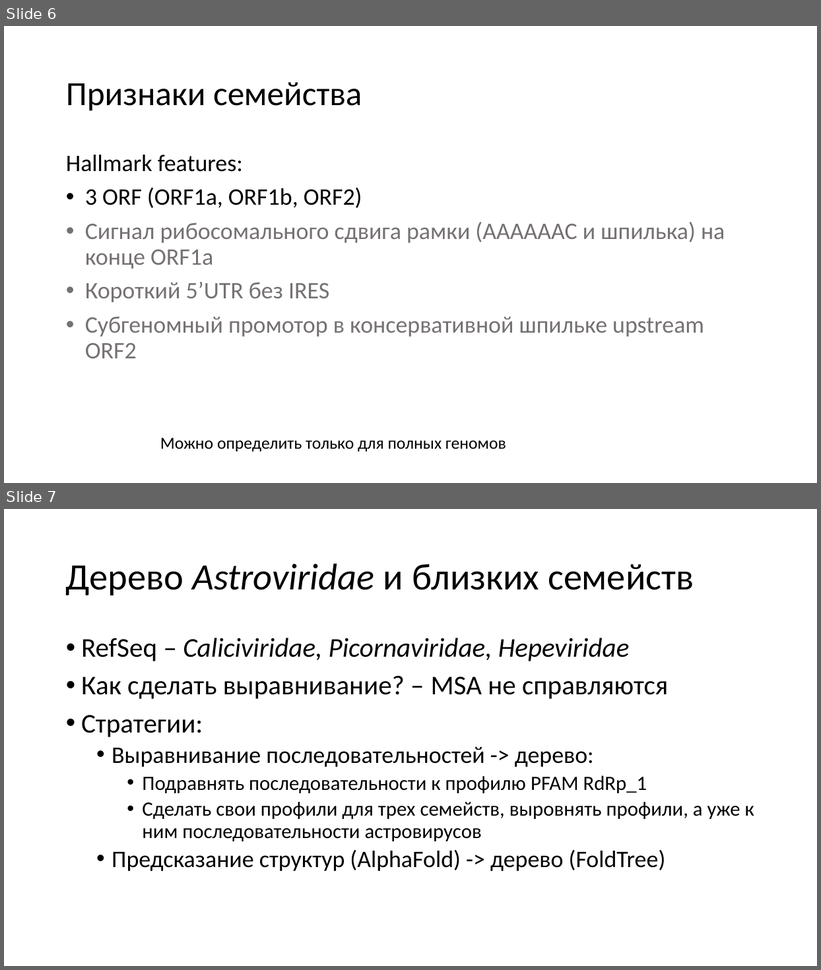
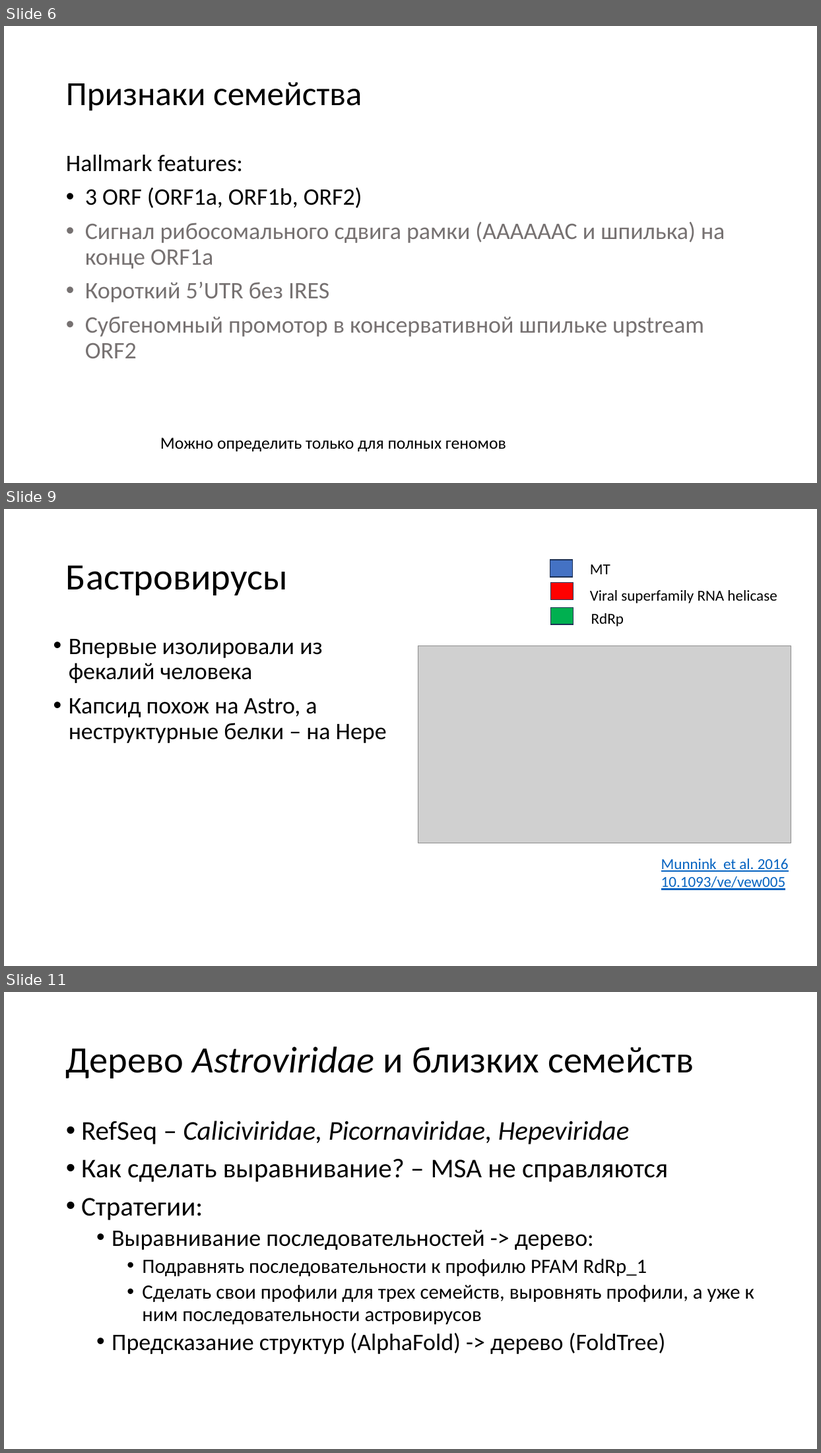
Before and after one commit to v-julia/Astroviridae_analysis, a slide deck: data/presentation/Report.pptx. Shown one above the other, each under a label of ours: slides 6 and 7 before the commit, slides 6, 9 and 11 after it; the slides between them are not shown. The pictures are 821x970 and 821x1453 pixels, drawn with LibreOffice and Linux fonts; fonts in the diff are those of the drawing; grey boxes stand for pictures. Boxes give left, top, right and bottom in pixels: in the first picture for what was removed or moved away, otherwise in the second. Text is boxed around its words. In the diff, an @@ line names an element or a change of style, - is before the commit and + after.

```diff
--- a/data/presentation/Report.pptx
+++ b/data/presentation/Report.pptx
@@ slide 9 added at (4, 509, 817, 966), background #FFFFFF @@
@@ title added at (66, 565, 288, 595), 44 pt, text #000000 @@
+Бастровирусы
@@ rectangle added at (550, 560, 572, 577), fill #4472C4, outline #1E3256 1 pt @@
@@ text added at (590, 564, 611, 574), 18 pt, text #000000 @@
+MT
@@ rectangle added at (551, 583, 573, 600), fill #FF0000, outline #1E3256 1 pt @@
@@ rectangle added at (551, 607, 573, 625), fill #00B050, outline #1E3256 1 pt @@
@@ text added at (590, 590, 777, 603), 18 pt, text #000000 @@
+Viral superfamily RNA helicase
@@ text added at (591, 613, 624, 626), 18 pt, text #000000 @@
+RdRp
@@ text added at (69, 639, 387, 743), 28 pt, text #000000 @@
+• Впервые изолировали из фекалий человека
+• Капсид похож на Astro, а неструктурные белки – на Hepe
@@ picture added at (418, 646, 791, 844) @@
@@ text added at (661, 859, 789, 890), 18 pt, text #0563C1, underline @@
+Munnink et al. 2016
+10.1093/ve/vew005
@@ what was slide 7 is now slide 11 @@
```
Also in this commit, not shown: 2 slides changed, 3 other slides added, 30 other files.
